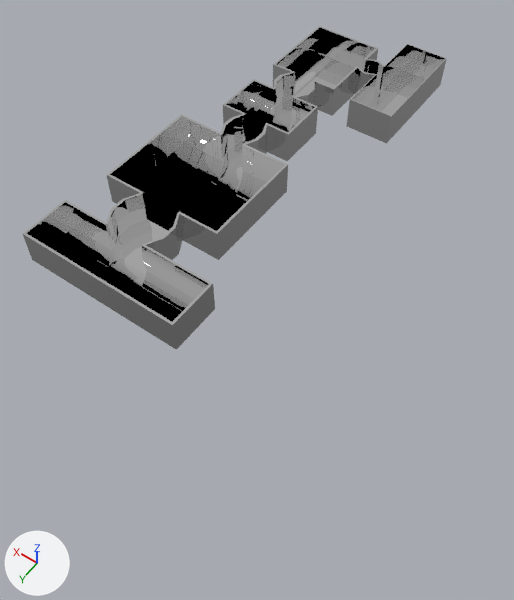
The FBX model Robot Invasion 2.0/Assets/Models/Level Parts/Level 2.fbx, before and after one commit.
Rendered twice from a 50 mm lens placed at (-54.2, 131.0, 102.8), pointed at (-4.1, 61.0, -7.2). Arrows for +X, +Y and +Z are at lower left; the lights stay in place. Where no turn or scale is listed for an object, it has been applied to the vertices. Vertices at the same position are counted once.

Before the edit, the objects in view are built like this:
```python
me_cube_011 = bpy.data.meshes.new('Cube.011')
me_cube_011.from_pydata(...)  # 48 vertices, 49 faces; spans x -2.4..33.3, y 71.6..82.6, z -0.1..0.1
me_cube_011.materials.append(mat_imphenziapixpal)  # its picture is missing
me_cube_012 = bpy.data.meshes.new('Cube.012')
me_cube_012.from_pydata(...)  # 192 vertices, 190 faces; spans x -2.4..33.3, y 71.6..82.6, z 0.1..7.1
me_cube_012.materials.append(mat_imphenziapixpal)  # its picture is missing
me_cube_023 = bpy.data.meshes.new('Cube.023')
me_cube_023.from_pydata(...)  # 416 vertices, 414 faces; spans x -5.2..5.2, y -13.2..13.2, z 0.1..7.1
me_cube_023.materials.append(mat_imphenziapixpal)  # its picture is missing
ob_boss_room_floor_001 = bpy.data.objects.new('Boss Room Floor.001', me_cube_011)
ob_boss_room_floor_001.location = (0.0, 0.0, 0.0)
ob_boss_room_wall_001 = bpy.data.objects.new('Boss Room Wall.001', me_cube_012)
ob_boss_room_wall_001.location = (0.0, 0.0, 0.0)
ob_hero_wall = bpy.data.objects.new('Hero Wall', me_cube_023)
ob_hero_wall.location = (0.0, 0.0, 0.0)
# also in view: 'Enemy Floor' at (18.0, 2.3, 0.0); 'Boss Room Floor.002' at (18.0, 66.7, 0.0); 'Boss Room Wall.002' at (18.0, 66.7, 3.6); 'Boss Coredoor wall' at (18.0, 34.7, 3.6); 'Boss Room Floor' at (18.0, 50.2, 0.0)
```
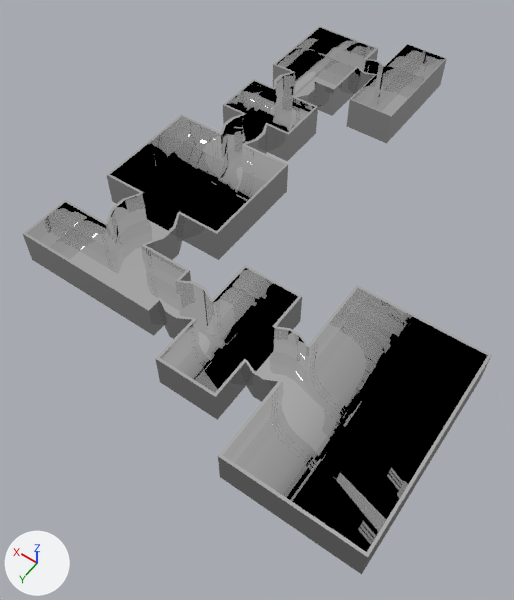
Commit message: Updated Level 2

Where the newer file only moved an object's origin or applied its transform, the numbers keep the older frame.

Edits to the bpy script that builds the scene:
```text
Change me_cube_012:
    remove me_cube_012.from_pydata(...)  # 192 vertices, 190 faces; spans x -2.4..33.3, y 71.6..82.6, z 0.1..7.1
    add me_cube_012.from_pydata(...)  # 544 vertices, 540 faces; spans x -13.5..17.1, y -2.2..8.8, z -3.5..3.5
    me_cube_012 part 2: 544 vertices added at x -13.5..17.1, y -2.2..8.8, z -3.5..3.5
    me_cube_012 part 3: 192 vertices removed from x -2.4..33.3, y 71.6..82.6, z 0.1..7.1
Change me_cube_011:
    remove me_cube_011.from_pydata(...)  # 48 vertices, 49 faces; spans x -2.4..33.3, y 71.6..82.6, z -0.1..0.1
    add me_cube_011.from_pydata(...)  # 80 vertices, 81 faces; spans x 2.8..33.3, y 71.6..82.6, z -0.1..0.1
    me_cube_011 part 1
    8 faces are deleted
    16 vertices in x -2.4..-1.9, y 71.6..82.6, z -0.1..0.1 move by (5.2, 0.0, 0.0)
    8 new vertices lie (0.0, -2.4, 0.0) away from vertices in x -2.4..33.3, y 82.1, z -0.1..0.1
    8 new vertices lie (0.0, -0.4, 0.0) away from vertices in x 2.8..33.3, y 79.7, z -0.1..0.1
    8 new vertices lie (0.0, -4.5, 0.0) away from vertices in x 2.8..33.3, y 79.3, z -0.1..0.1
    8 new vertices lie (0.0, 2.3, 0.0) away from vertices in x -2.4..33.3, y 72.1, z -0.1..0.1
    40 new faces join them
Change ob_boss_room_wall_001:
    ob_boss_room_wall_001.location: (0.0, 0.0, 0.0) -> (16.2, 73.8, 3.6)
Add ob_boss_room_wall_004:
    ob_boss_room_wall_004 = bpy.data.objects.new('Boss Room Wall.004', me_cube_018)  # 546 vertices, 542 faces; spans x -10.2..2.0, y -12.3..12.1, z -3.5..3.5; in mat_imphenziapixpal (its picture is missing)
    ob_boss_room_wall_004.location = (-6.3, 77.2, 3.6)
Add ob_boss_room_wall_006:
    ob_boss_room_wall_006 = bpy.data.objects.new('Boss Room Wall.006', me_cube_024)  # 128 vertices, 124 faces; spans x -16.46..-10.17, y -5.41..5.21, z -3.47..3.53; in mat_imphenziapixpal (its picture is missing)
    ob_boss_room_wall_006.location = (-6.3, 77.2, 3.6)
Add ob_boss_room_wall_005:
    ob_boss_room_wall_005 = bpy.data.objects.new('Boss Room Wall.005', me_cube_020)  # 1152 vertices, 1150 faces; spans x -41.5..-16.5, y -19.9..19.7, z -3.5..3.5; in mat_imphenziapixpal (its picture is missing)
    ob_boss_room_wall_005.location = (-6.3, 77.2, 3.6)
Add ob_boss_room_floor_003:
    ob_boss_room_floor_003 = bpy.data.objects.new('Boss Room Floor.003', me_cube_016)  # 32 vertices, 30 faces; spans x -3.55..3.55, y -4.01..4.01, z -0.13..0.13; in mat_imphenziapixpal (its picture is missing)
    ob_boss_room_floor_003.location = (-0.8, 77.1, 0.0)
Add ob_boss_room_floor_006:
    ob_boss_room_floor_006 = bpy.data.objects.new('Boss Room Floor.006', me_cube_025)  # 32 vertices, 30 faces; spans x -14.31..-8.02, y -5.31..5.31, z -0.13..0.13; in mat_imphenziapixpal (its picture is missing)
    ob_boss_room_floor_006.location = (-8.5, 77.1, 0.0)
Add ob_boss_room_wall_003:
    ob_boss_room_wall_003 = bpy.data.objects.new('Boss Room Wall.003', me_cube_015)  # 128 vertices, 124 faces; spans x -3.55..3.55, y -4.01..4.01, z -3.5..3.5; in mat_imphenziapixpal (its picture is missing)
    ob_boss_room_wall_003.location = (-0.8, 77.1, 3.6)
Add ob_boss_room_floor_005:
    ob_boss_room_floor_005 = bpy.data.objects.new('Boss Room Floor.005', me_cube_019)  # 48 vertices, 49 faces; spans x -39.4..-14.3, y -19.8..19.8, z -0.1..0.1; in mat_imphenziapixpal (its picture is missing)
    ob_boss_room_floor_005.location = (-8.5, 77.1, 0.0)
Add ob_boss_room_floor_004:
    ob_boss_room_floor_004 = bpy.data.objects.new('Boss Room Floor.004', me_cube_017)  # 56 vertices, 53 faces; spans x -8.0..4.1, y -12.2..12.2, z -0.1..0.1; in mat_imphenziapixpal (its picture is missing)
    ob_boss_room_floor_004.location = (-8.5, 77.1, 0.0)
```

Where the change shows, as pixel boxes [x1, y1, x2, y2] in the pictures (514 x 600 px):
'Boss Room Floor.005', added (black)
    after: [220, 312, 479, 574]
'Boss Room Wall.005', added
    after: [218, 285, 492, 574]
'Boss Room Wall.001', reshaped, moved (12% narrower, 9% shorter)
    before: [23, 200, 215, 349]
    after: [23, 200, 191, 335]
'Boss Room Wall.004', added
    after: [155, 265, 302, 419]
'Boss Room Floor.004', added (black)
    after: [160, 293, 300, 420]
'Boss Room Wall.006', added
    after: [246, 326, 308, 401]
'Boss Room Wall.003', added
    after: [160, 280, 213, 338]
'Boss Room Floor.006', added
    after: [246, 352, 304, 402]
'Boss Room Floor.003', added
    after: [164, 306, 212, 339]
part 1 of me_cube_011, built on
    before: [50, 228, 215, 350]
    after: [50, 228, 181, 336]
part 2 of me_cube_012, added
    after: [23, 200, 191, 335]
part 3 of me_cube_012, deleted
    before: [23, 200, 215, 349]
